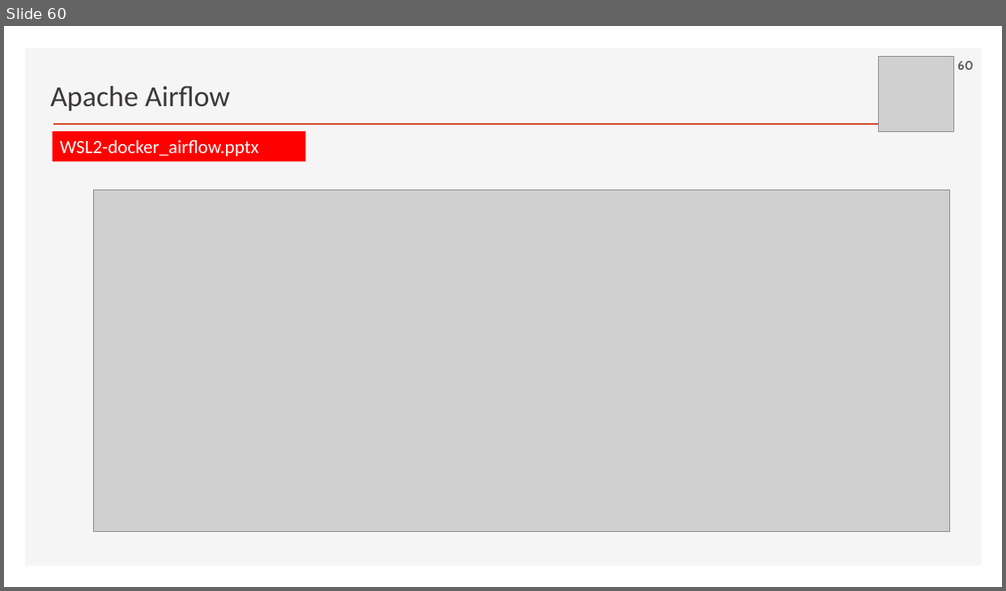
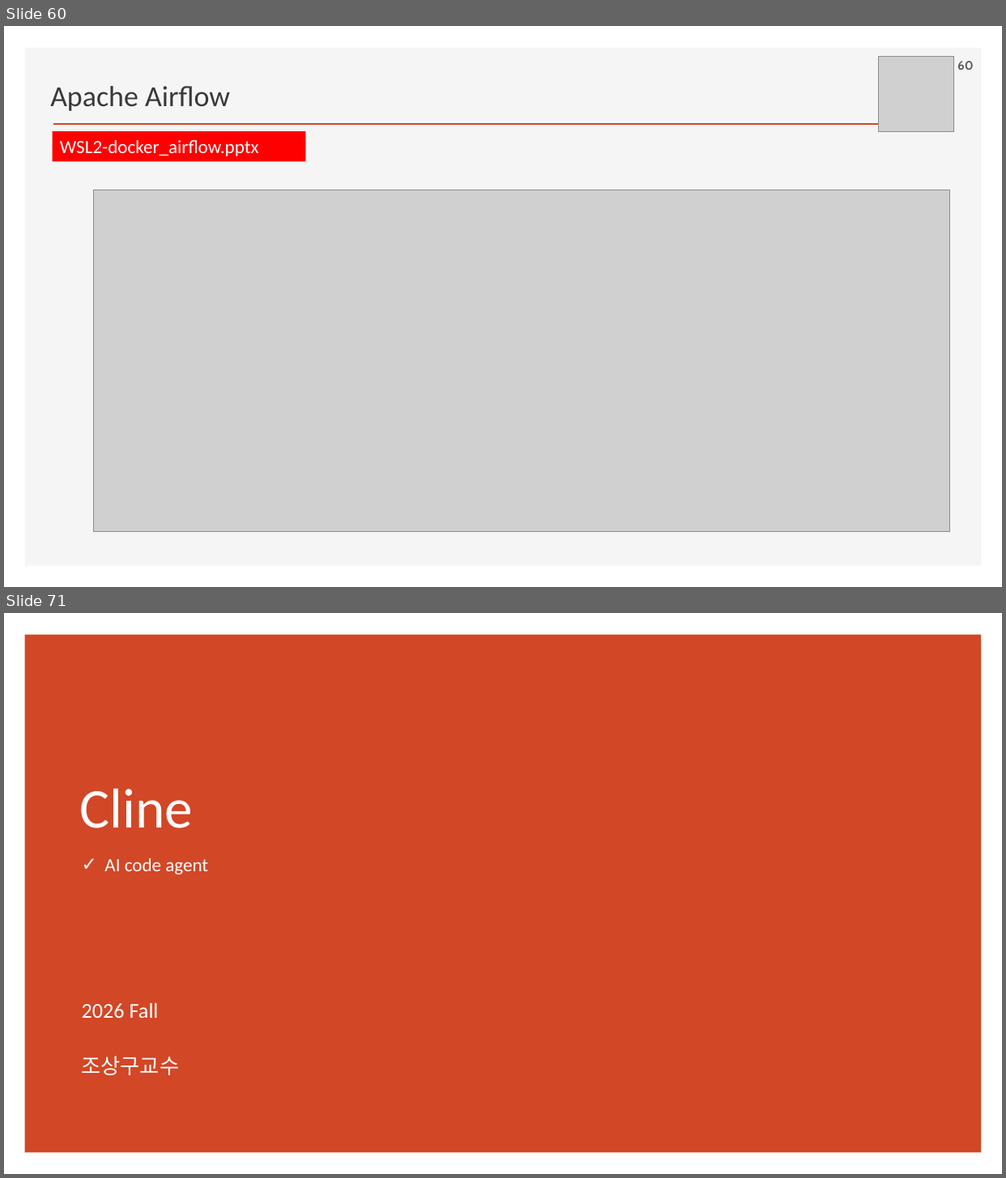
Before and after one commit to ancestor9/2026_Fall_Application-Deployment, a slide deck: App Deployment.pptx. Shown one above the other, each under a label of ours: slide 60 before the commit, slides 60 and 71 after it; the slides between them are not shown. The pictures are 1006x591 and 1006x1178 pixels, drawn with LibreOffice and Linux fonts; fonts in the diff are those of the drawing; grey boxes stand for pictures; background and template pictures are left out. Boxes give left, top, right and bottom in pixels: in the first picture for what was removed or moved away, otherwise in the second. Text is boxed around its words. In the diff, an @@ line names an element or a change of style, - is before the commit and + after.

```diff
--- a/App Deployment.pptx
+++ b/App Deployment.pptx
@@ slide 71 added at [4, 613, 1002, 1174], background #FFFFFF @@
@@ rectangle added at [25, 635, 982, 1153], fill #D24726 @@
@@ title added at [80, 789, 193, 828], 54 pt, text #FFFFFF @@
+Cline
@@ text added at [104, 858, 208, 875], 18 pt, text #FFFFFF @@
+✓ AI code agent
@@ text added at [82, 1003, 179, 1076], 20.4 pt, text #FFFFFF @@
+2026 Fall
+조상구교수
```
Also in this commit, not shown: 4 slides changed, 9 other slides added.
